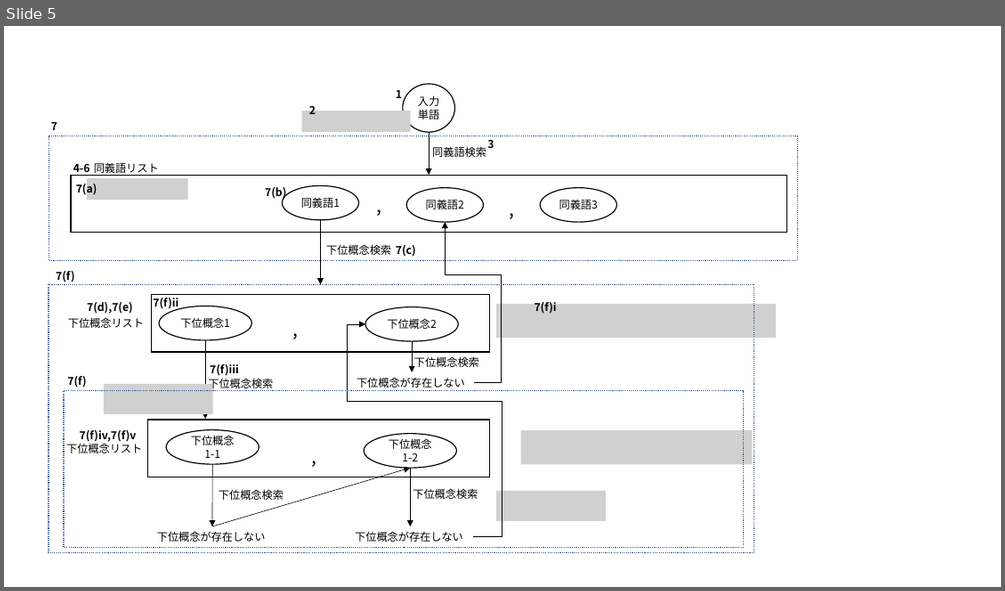
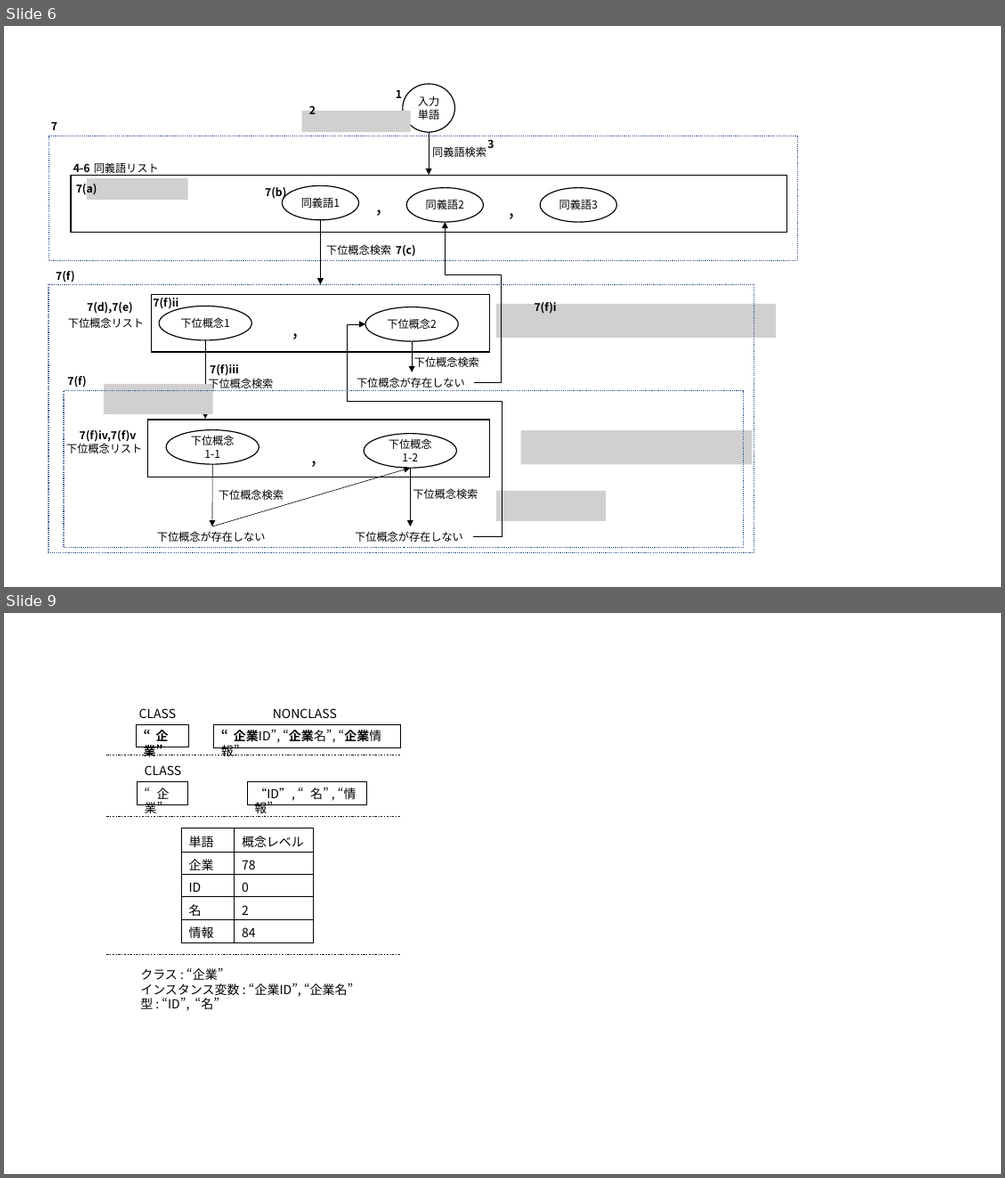
Before and after one commit to sugaken0528/masterPaper, a slide deck: image/sozai.pptx. Shown one above the other, each under a label of ours: slide 5 before the commit, slides 6 and 9 after it; the slides between them are not shown. The pictures are 1005x591 and 1005x1178 pixels, drawn with LibreOffice and Linux fonts; fonts in the diff are those of the drawing; grey boxes stand for pictures. Boxes give left, top, right and bottom in pixels: in the first picture for what was removed or moved away, otherwise in the second. Text is boxed around its words. In the diff, an @@ line names an element or a change of style, - is before the commit and + after.

```diff
--- a/image/sozai.pptx
+++ b/image/sozai.pptx
@@ slide 9 added at [4,613,1001,1174], background #FFFFFF @@
@@ text added at [139,708,177,718], 12 pt, text #000000 @@
+CLASS
@@ text added at [273,708,337,718], 12 pt, text #000000 @@
+NONCLASS
@@ rectangle added at [137,724,189,747], outline #000000 0.75 pt, 12 pt, text #000000, bold @@
+“企業”
@@ rectangle added at [214,725,401,747], outline #000000 0.75 pt, 12 pt, text #000000 @@
+“企業ID”, “企業名”, “企業情報”
@@ line added from (106, 755) to (401, 755), #000000 0.5 pt dashed @@
@@ text added at [145,765,182,775], 12 pt, text #000000 @@
+CLASS
@@ rectangle added at [138,782,188,804], outline #000000 0.75 pt, 12 pt, text #000000 @@
+“企業”
@@ rectangle added at [247,782,367,804], outline #000000 0.75 pt, 12 pt, text #000000 @@
+“ID”, “名” , “情報”
@@ line added from (106, 817) to (401, 817), #000000 0.5 pt dashed @@
@@ table added at [181,828,313,943], 5 rows, 2 columns @@
+単語 | 概念レベル
+企業 | 78
+ID | 0
+名 | 2
+情報 | 84
@@ line added from (106, 955) to (401, 955), #000000 0.5 pt dashed @@
@@ text added at [140,967,353,1011], 12 pt, text #000000 @@
+クラス : “企業”
+インスタンス変数 : “企業ID”, “企業名”
+型 : “ID”, “名”
@@ what was slide 5 is now slide 6 @@
```
Also in this commit, not shown: 4 slides changed, 6 other slides added, 1 slide removed, 36 other files.
